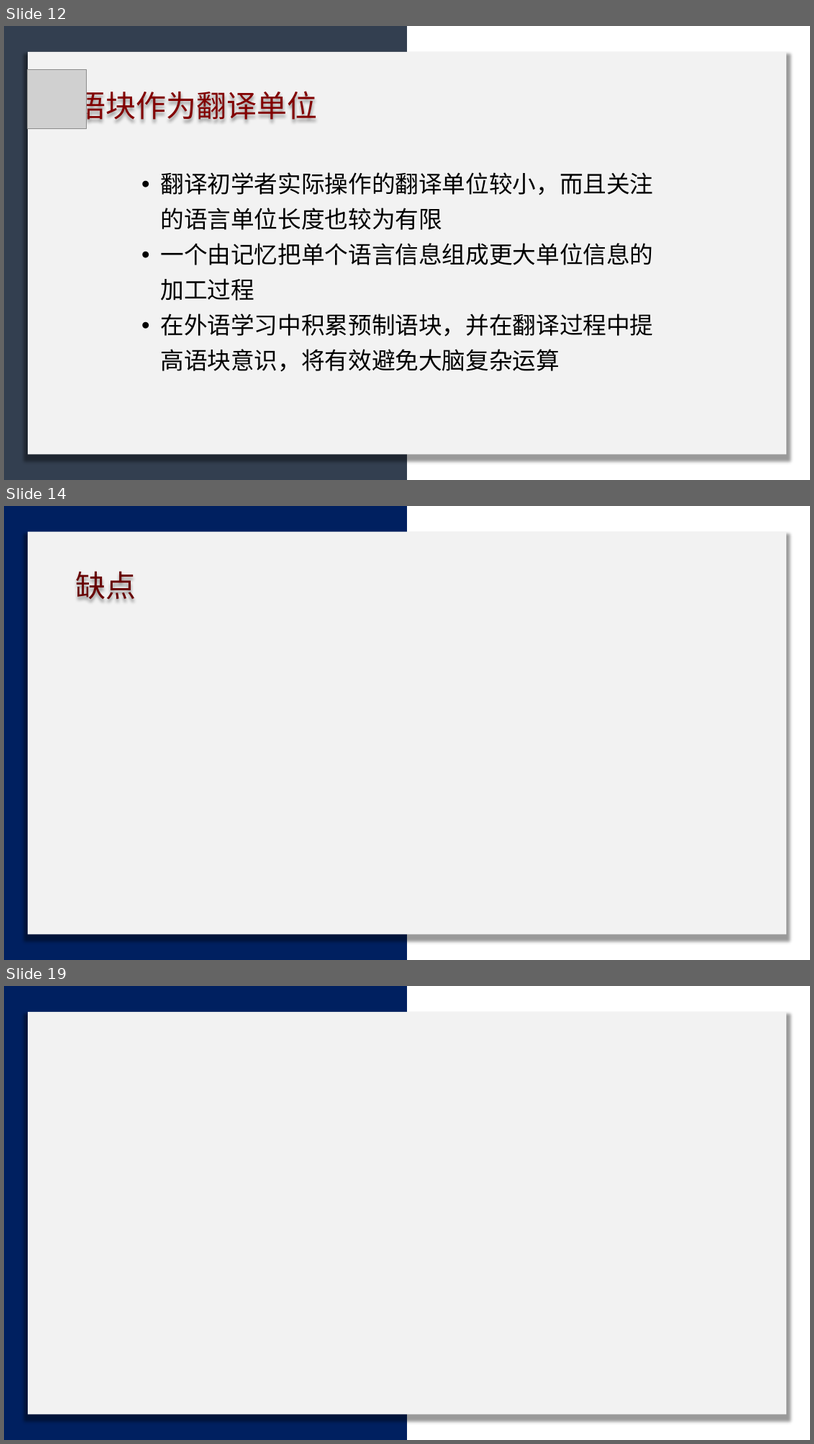
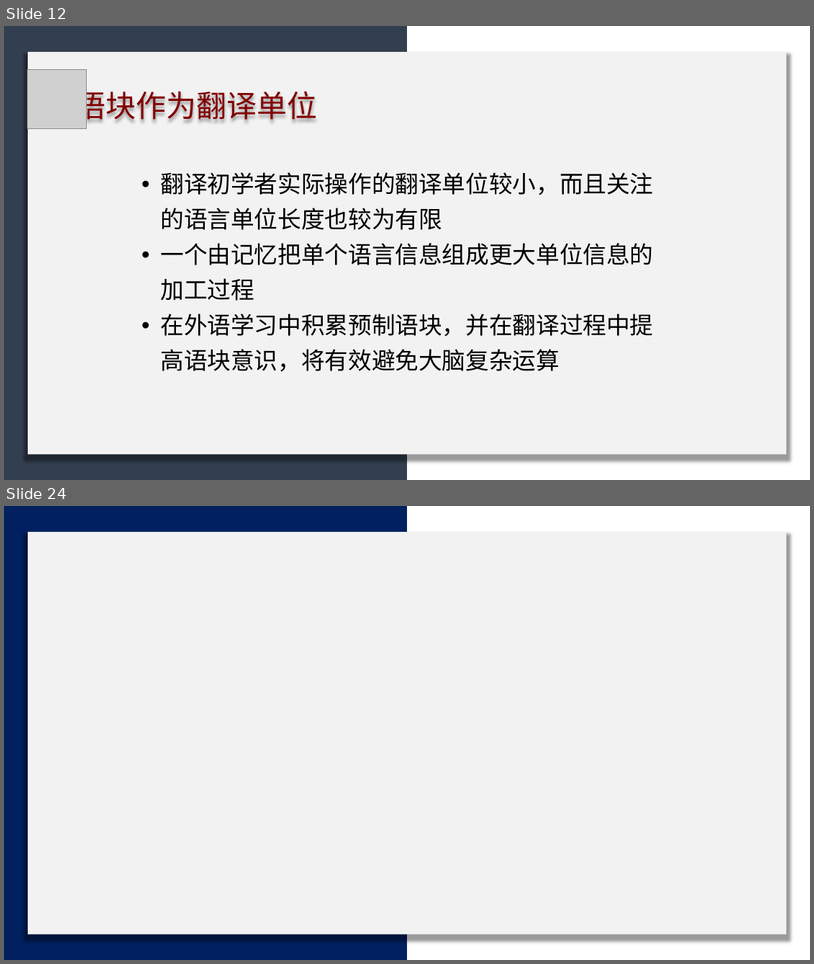
Before and after one commit to licheng0573/RosettaStone, a slide deck: 二组展示_10_24.pptx. Shown one above the other, each under a label of ours: slides 12, 14 and 19 before the commit, slides 12 and 24 after it; the slides between them are not shown. The pictures are 814x1444 and 814x964 pixels, drawn with LibreOffice and Linux fonts; fonts in the diff are those of the drawing; grey boxes stand for pictures. Boxes give left, top, right and bottom in pixels: in the first picture for what was removed or moved away, otherwise in the second. Text is boxed around its words. In the diff, an @@ line names an element or a change of style, - is before the commit and + after.

```diff
--- a/二组展示_10_24.pptx
+++ b/二组展示_10_24.pptx
@@ slide 14 removed at (x1=4, y1=506, x2=810, y2=960), background #FFFFFF @@
@@ rectangle removed at (x1=4, y1=506, x2=407, y2=960) @@
@@ rectangle removed at (x1=28, y1=531, x2=787, y2=934) @@
@@ text removed at (x1=75, y1=571, x2=136, y2=600) @@
-缺点
@@ what was slide 19 is now slide 24 @@
```
Also in this commit, not shown: 6 slides changed, 6 slides added, 1 other file.
